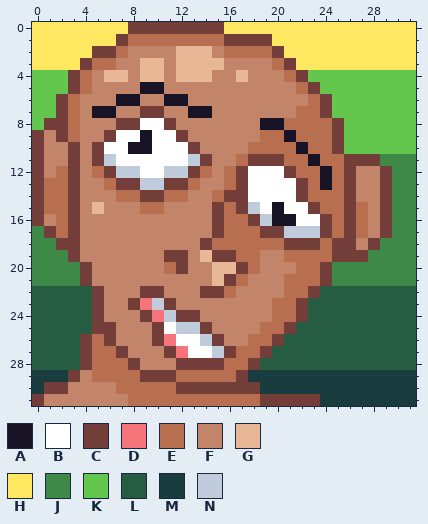
Two states of a pixel-art sprite, Assets/UI Assets/weirdman1.png. The picture above is the old version.
The file is 128x128 pixels, drawn in blocks of 4x4; one block is one cell here.
Palette (. is transparent): A #181425  B #ffffff  C #733e39  D #f6757a  E #b86f50  F #c28569  G #e8b796  H #fee761  J #3e8948  K #63c74d  L #265c42  M #193c3e  N #c0cbdc
Pixels before, first column x 0:
 0 HHHHHHHHCCCCCCCCHHHHHHHHHHHHHHHH
 1 HHHHHHHCEEEEEEEECCCCHHHHHHHHHHHH
 2 HHHHHCCEFFFFGGGFEEEECHHHHHHHHHHH
 3 HHHHCEEFFGGFGGGGFFFFECHHHHHHHHHH
 4 KKKCEFGGFGGFGGGFFGFFFECKKKKKKKKK
 5 KKKCEFFFFAAFFFFFFFFFFFECKKKKKKKK
 6 KKCEFFFAAFFAAFFFFFFFFFFECKKKKKKK
 7 KKCEFAAFFCCFFAAFFFFFFFEECKKKKKKK
 8 KCCEFFFCCBBCFFFFFFFAAEEEECKKKKKK
 9 CFCEFFCBBABBCFFFFFFEEAEEECKKKKKK
10 CFFCFCBBAABBBCFFFFEEEEAEECKKKKKK
11 CFFCFCNBBBBBBNCFFECCCEEAEECCCJJJ
12 CFECFECNNBBNNCEFECBBBCEEAECFFCJJ
13 CEECFFECCNNCCEFFECBBBBCEAECFFCJJ
14 CEECFFFEECCEEFFECCBBBBCEEECFFCJJ
15 CEECFGFFFEEFFFFCECNBABBCEECEFCJJ
16 CFECFFFFFFFFFFFCEECNAABBCECEFCJJ
17 JCECFFFFFFFFFFFCEEECCNNNCECEFCJJ
18 JJCCFFFFFFFFFFCEEEEEECCCECCFCJJJ
19 JJJCFFFFFFFCCFGCCEEFFEEEECCCJJJJ
20 JJJJCFFFFFFECFFGGCEFFFEECJJJJJJJ
21 JJJJCFFFFFFFFFFGCEFFFEEECJJJJJJJ
22 LLLLLCFFFCCFFFCCEFFFFEECLLLLLLLL
23 LLLLLCFFCDNCFFFFFFFFEECLLLLLLLLL
24 LLLLLCFFFCDNCCFFFFFFEECLLLLLLLLL
25 LLLLLCCFFFCBNNCFFFFEECLLLLLLLLLL
26 LLLLCECFFFCDBBNCFFEECLLLLLLLLLLL
27 LLLLCEECFFFCDBBNCEECLLLLLLLLLLLL
28 LLLLCEEECFFFCCCCEECLLLLLLLLLLLLL
29 MMMCFEEEECCCEEEEECMMMMMMMMMMMMMM
30 MCCFFFFEEEEECCCCCCCMMMMMMMMMMMMM
31 CFFFFFFFEEEEEEEEEEECCCCCMMMMMMMM
The result:
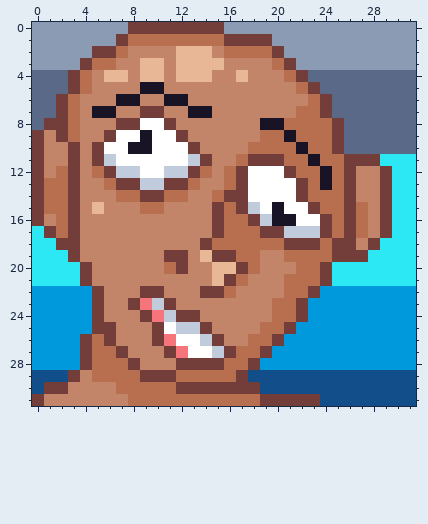
Changes in this commit:
colour H: #fee761 -> #8b9bb4
colour J: #3e8948 -> #2ce8f5
colour K: #63c74d -> #5a6988
colour L: #265c42 -> #0099db
colour M: #193c3e -> #124e89
Boxes around the changes in both pictures, in picture pixels (x1, y1, x2, y2):
changed: (32, 22, 128, 130)
changed: (224, 22, 416, 406)
changed: (32, 226, 92, 394)
